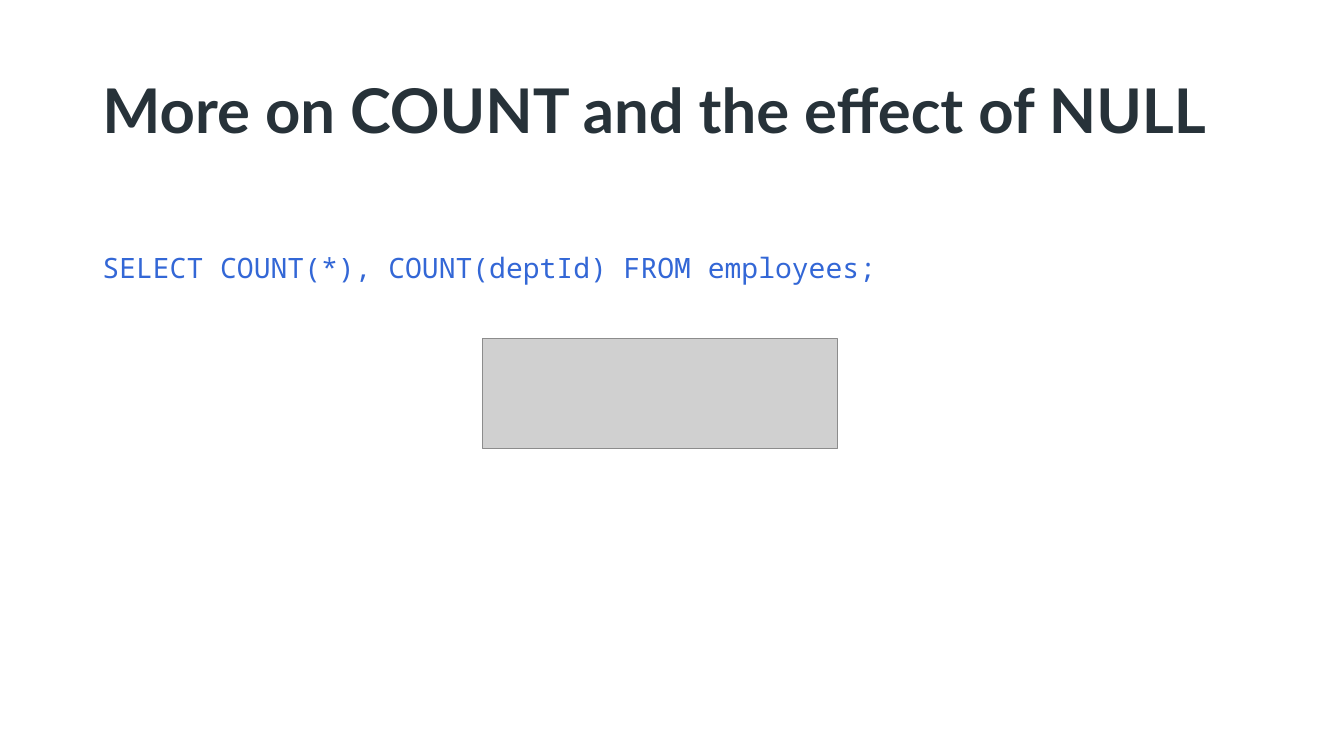
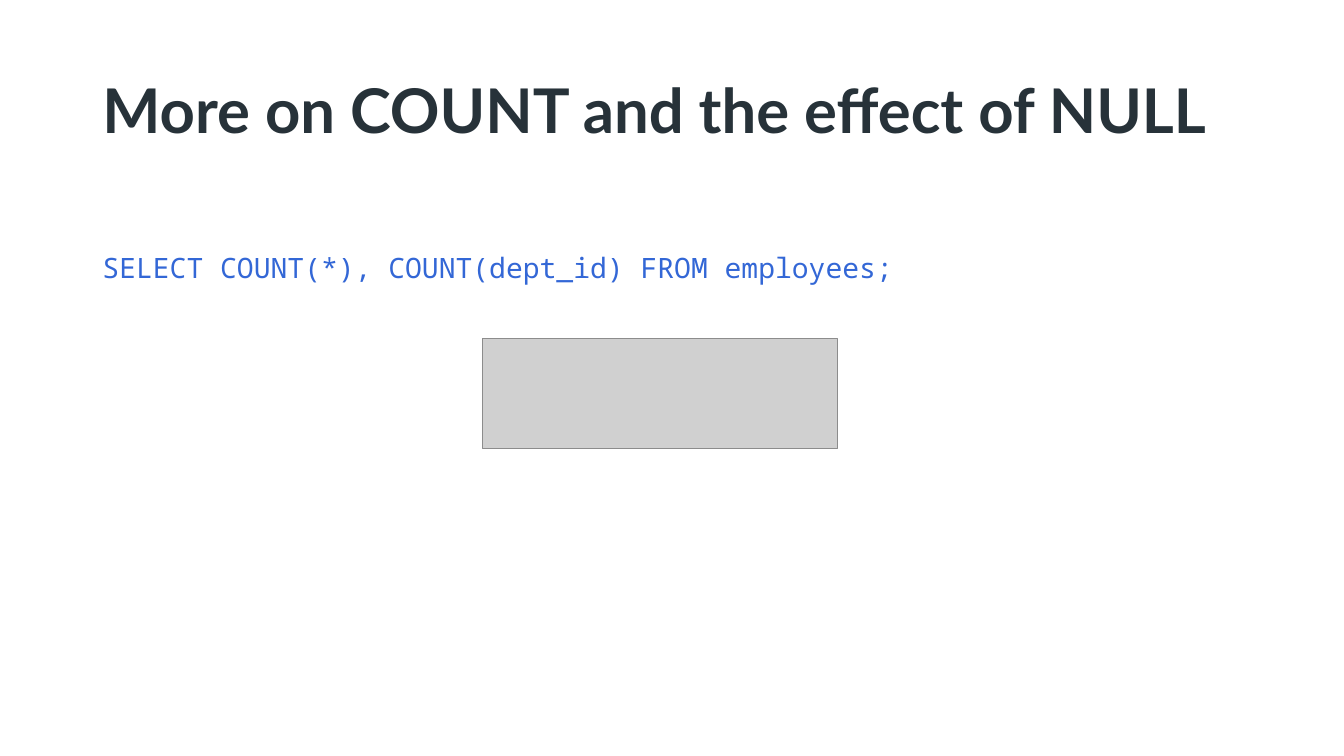
Before and after one commit to appjedi/youtube, a slide deck: slide 11 of SQL/Intro To SQL Day 4.pptx. Drawn at 1344x756 pixels with LibreOffice and Linux fonts; fonts in the diff are those of the drawing; grey boxes stand for pictures. Boxes give left, top, right and bottom in pixels: in the first picture for what was removed or moved away, otherwise in the second. Text is boxed around its words. In the diff, an @@ line names an element or a change of style, - is before the commit and + after.

```diff
--- a/SQL/Intro To SQL Day 4.pptx
+++ b/SQL/Intro To SQL Day 4.pptx
@@ text at (102, 256, 893, 285): text changed @@
-SELECT COUNT(*), COUNT(deptId) FROM employees;
+SELECT COUNT(*), COUNT(dept_id) FROM employees;
```
Also in this commit, not shown: 2 other slides changed, 3 other files.
